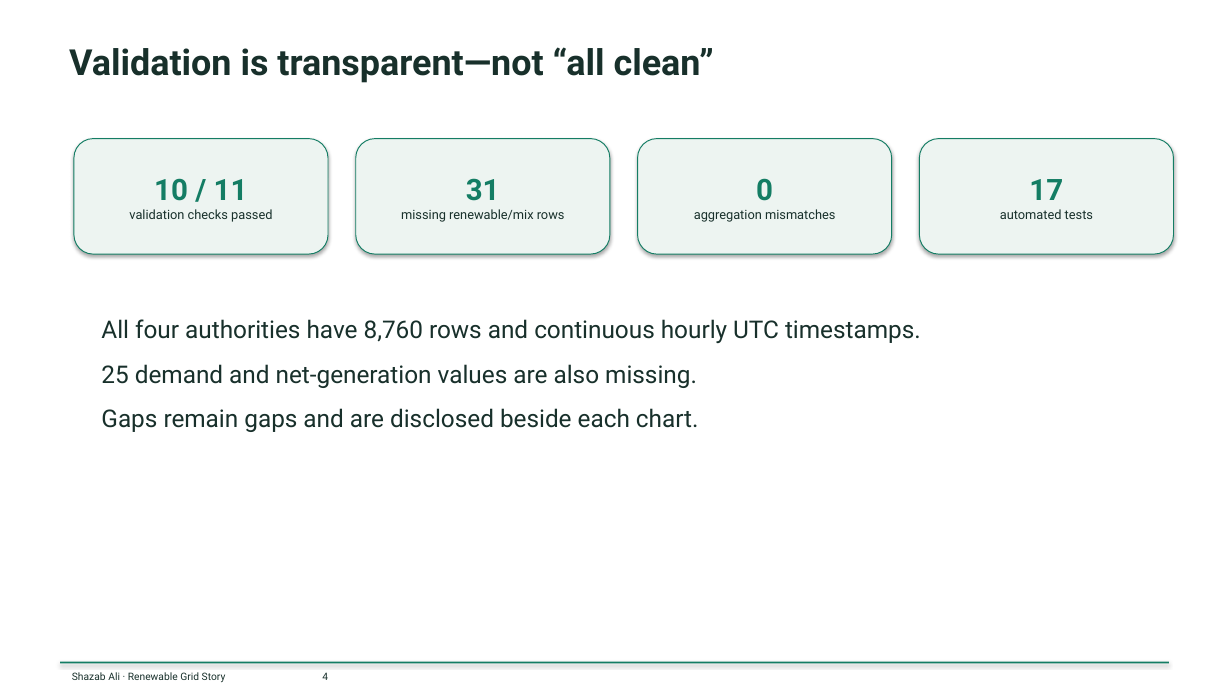
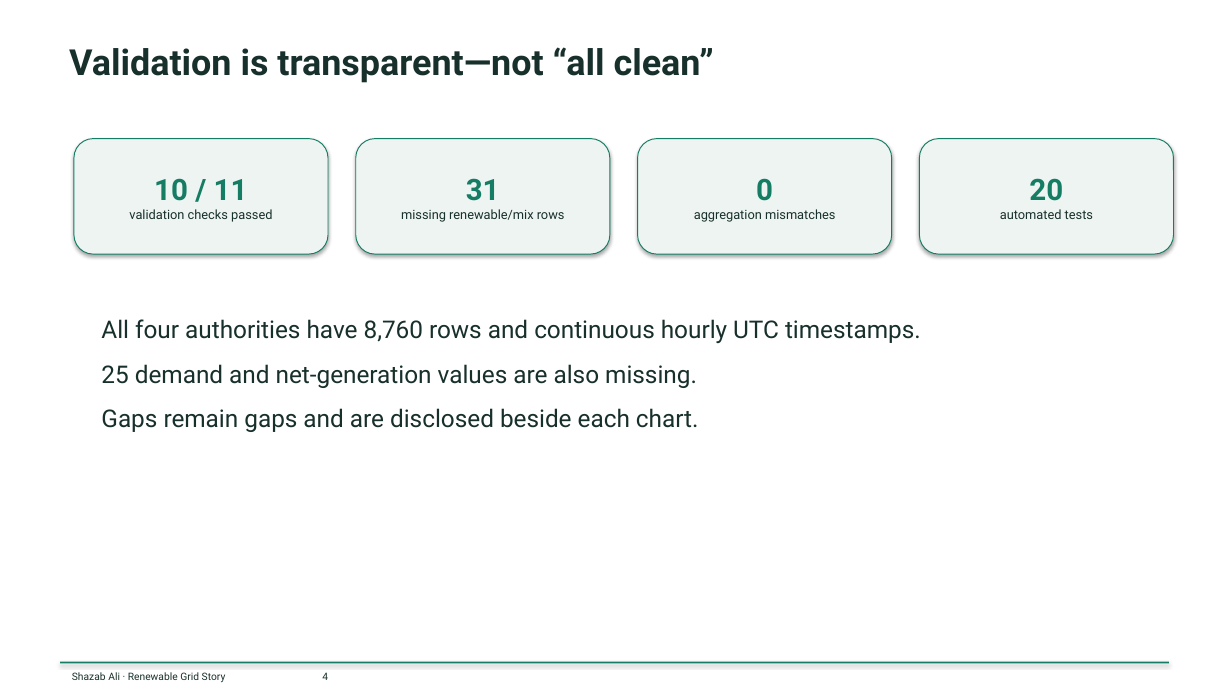
Before and after one commit to shaz1234567/renewable-grid-story, a slide deck: slide 4 of presentation/slides.pptx. Drawn at 1232x693 pixels with LibreOffice and Linux fonts; fonts in the diff are those of the drawing. Boxes give left, top, right and bottom in pixels: in the first picture for what was removed or moved away, otherwise in the second. Text is boxed around its words. In the diff, an @@ line names an element or a change of style, - is before the commit and + after.

```diff
--- a/presentation/slides.pptx
+++ b/presentation/slides.pptx
@@ text in rounded rectangle at (1029,178,1063,201): text changed @@
-17
+20
```
Also in this commit, not shown: 1 other slide changed, 25 other files.
